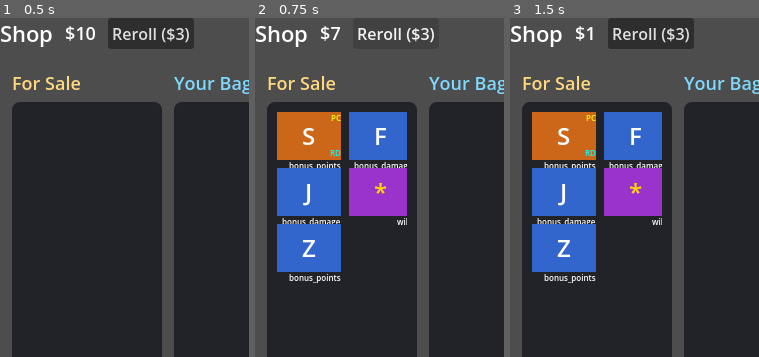
Above: before the commit, frames 1-3 (left to right).
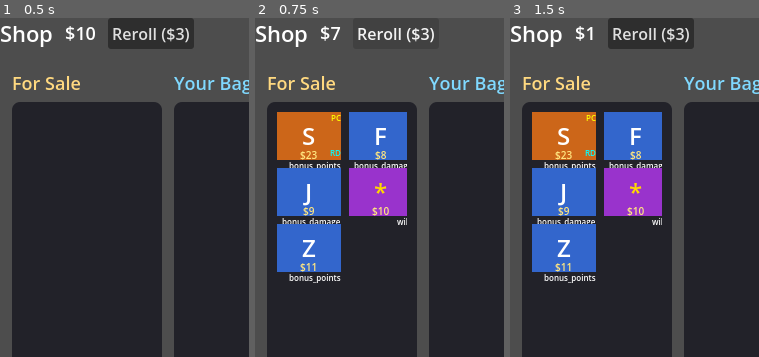
Above: after the commit, the same moments.

Repository: nilocky/letter-rogue
Game: Godot game, scene res://scenes/ShopScreen.tscn
The game is run twice, just before and just after one commit, with the same random seed, the same clock (stepped at 60 frames per second) and the same inputs. This scene is started directly instead of the project's main scene.
Inputs:
- Up to frame 1 (0.5 s): no input
- Up to frame 2 (0.75 s): click "Reroll ($3)" at 0.5 s
- Up to frame 3 (1.5 s): click "$6" at 1.25 s
The pictures show only the part of the screen within x 0-50%, y 0-50%; the shares and areas given below are measured in that part.

Frame 1 is identical in both runs. In frame 2, 0.4% of the frame differs, in the area x 18-54%, y 39-75%; in frame 3, 0.4%.

Commit message:
shop: sell confirmation dialog with eternal guard, price badges on tiles

Diff:
--- a/scenes/ShopScreen.tscn
+++ b/scenes/ShopScreen.tscn
@@ -147,3 +147,9 @@
 title = "Confirm Purchase"
 ok_button_text = "Buy"
 cancel_button_text = "Cancel"
+
+[node name="SellDialog" type="ConfirmationDialog" parent="."]
+unique_name_in_owner = true
+title = "Sell Tile"
+ok_button_text = "Sell"
+cancel_button_text = "Cancel"
--- a/scripts/autoload/ShopService.gd
+++ b/scripts/autoload/ShopService.gd
@@ -89,11 +89,15 @@
 func sell_cap(cap: Dictionary) -> bool:
 	if str(cap.get("condition", "")) == "eternal":
 		return false
-	var value: int = maxi(int(round(int(cap.get("price", 0)) * SELL_RATIO)), 1)
+	var value: int = sell_value(cap)
 	GameState.bag.erase(cap)
 	GameState.money += value
 	EventBus.cap_sold.emit(cap)
 	return true
+
+
+func sell_value(cap: Dictionary) -> int:
+	return maxi(int(round(int(cap.get("price", 0)) * SELL_RATIO)), 1)
 
 
 func reroll() -> bool:
--- a/scripts/screens/ShopScreen.gd
+++ b/scripts/screens/ShopScreen.gd
@@ -7,16 +7,19 @@
 @onready var fight_button: Button = %FightButton
 @onready var upgrade_box: VBoxContainer = %UpgradeBox
 @onready var buy_dialog: ConfirmationDialog = %BuyDialog
+@onready var sell_dialog: ConfirmationDialog = %SellDialog
 
 const KeyCapScene := preload("res://scenes/components/KeyCapElement.tscn")
 
 var _pending_purchase: Dictionary = {}
+var _pending_sale: Dictionary = {}
 
 
 func _ready() -> void:
 	reroll_button.pressed.connect(_on_reroll_pressed)
 	fight_button.pressed.connect(_on_fight_pressed)
 	buy_dialog.confirmed.connect(_on_buy_confirmed)
+	sell_dialog.confirmed.connect(_on_sell_confirmed)
 	EventBus.shop_inventory_generated.connect(_on_inventory_generated)
 	EventBus.upgrade_purchased.connect(_on_upgrade_purchased)
 	_build_upgrade_buttons()
@@ -32,21 +35,33 @@
 	for c in inventory_grid.get_children():
 		c.queue_free()
 	for i in range(GameState.shop_inventory.size()):
-		var elem: Control = _make_tile(_on_shop_item_clicked.bind(i))
+		var cap: Dictionary = GameState.shop_inventory[i]
+		var elem: Control = _make_tile(_on_shop_item_clicked.bind(i), int(cap.get("price", 0)))
 		inventory_grid.add_child(elem)
-		elem.setup(GameState.shop_inventory[i])
+		elem.setup(cap)
 	for c in bag_grid.get_children():
 		c.queue_free()
 	for i in range(GameState.bag.size()):
-		var elem: Control = _make_tile(_on_bag_item_clicked.bind(i))
+		var cap: Dictionary = GameState.bag[i]
+		var elem: Control = _make_tile(_on_bag_item_clicked.bind(i), ShopService.sell_value(cap))
 		bag_grid.add_child(elem)
-		elem.setup(GameState.bag[i])
-
-
-func _make_tile(handler: Callable) -> Control:
+		elem.setup(cap)
+
+
+func _make_tile(handler: Callable, price: int) -> Control:
 	var elem: Control = KeyCapScene.instantiate()
 	elem.size_flags_horizontal = Control.SIZE_EXPAND_FILL
 	elem.custom_minimum_size = Vector2(64, 48)
+	var price_label := Label.new()
+	price_label.text = "$%d" % price
+	price_label.horizontal_alignment = HORIZONTAL_ALIGNMENT_CENTER
+	price_label.vertical_alignment = VERTICAL_ALIGNMENT_BOTTOM
+	price_label.add_theme_font_size_override("font_size", 10)
+	price_label.add_theme_color_override("font_color", Color(1, 0.9, 0.5))
+	price_label.set_anchors_and_offsets_preset(Control.PRESET_BOTTOM_WIDE)
+	price_label.offset_top = -12.0
+	price_label.mouse_filter = Control.MOUSE_FILTER_IGNORE
+	elem.add_child(price_label)
 	elem.clicked.connect(handler)
 	return elem
 
@@ -69,9 +84,20 @@
 
 
 func _on_bag_item_clicked(index: int) -> void:
-	if index < GameState.bag.size():
-		ShopService.sell_cap(GameState.bag[index])
-		_refresh_ui()
+	if index >= GameState.bag.size():
+		return
+	_pending_sale = GameState.bag[index]
+	sell_dialog.dialog_text = _describe_cap(_pending_sale, true)
+	sell_dialog.get_ok_button().disabled = str(_pending_sale.get("condition", "")) == "eternal"
+	sell_dialog.popup_centered()
+
+
+func _on_sell_confirmed() -> void:
+	if _pending_sale.is_empty():
+		return
+	ShopService.sell_cap(_pending_sale)
+	_pending_sale = {}
+	_refresh_ui()
 
 
 func _on_reroll_pressed() -> void:
@@ -83,7 +109,7 @@
 	EventBus.fight_pressed.emit()
 
 
-func _describe_cap(cap: Dictionary) -> String:
+func _describe_cap(cap: Dictionary, selling: bool = false) -> String:
 	var lines: PackedStringArray = [
 		"Letter: %s" % str(cap.get("letter", "?")),
 		"Rarity: %s" % str(cap.get("rarity", "?")),
@@ -98,7 +124,13 @@
 	var condition: String = str(cap.get("condition", ""))
 	if condition != "":
 		lines.append("Condition: %s" % _condition_text(condition))
-	lines.append("Price: $%d" % int(cap.get("price", 0)))
+	if selling:
+		if condition == "eternal":
+			lines.append("Sell: Eternal — cannot be sold")
+		else:
+			lines.append("Sell for: $%d" % ShopService.sell_value(cap))
+	else:
+		lines.append("Price: $%d" % int(cap.get("price", 0)))
 	return "\n".join(lines)
 
 
